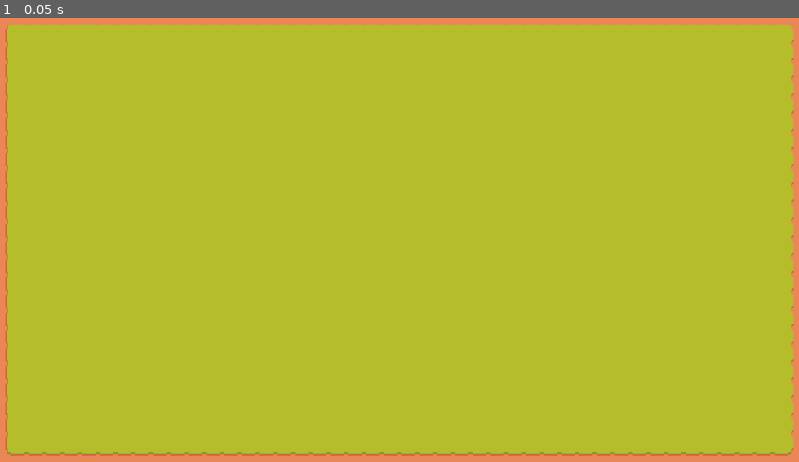
Above: before the commit, frame 1.
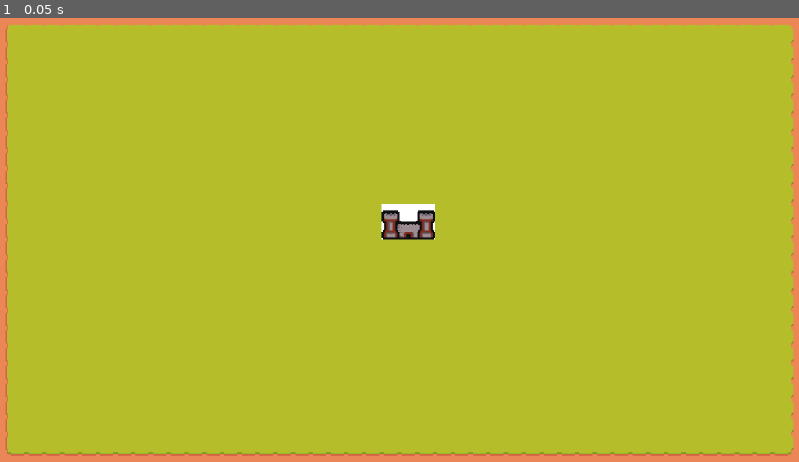
Above: after the commit, the same moment.

Repository: rBaku/KingdomOfGambling
Game: Godot game, scene res://scenes/tutorial.tscn
The game is run twice, just before and just after one commit, with the same random seed, the same clock (stepped at 60 frames per second) and the same inputs.
Inputs:
- Up to frame 1 (0.05 s): no input

The runs differ from the first frame. In frame 1, 0.5% of the frame differs, in the area x 47-55%, y 41-50%.

Commit message:
Castillo principal creado
Tiene hp y una funcion para recibir daño

Diff:
--- /dev/null
+++ b/scenes/castle.tscn
@@ -0,0 +1,17 @@
+[gd_scene load_steps=4 format=3 uid="uid://c1abkuuy0dbcp"]
+
+[ext_resource type="Texture2D" uid="uid://csiwrvancbua2" path="res://Assets/Sprites/Castle.png" id="1_gefha"]
+[ext_resource type="Script" path="res://scripts/castle.gd" id="1_s8mjs"]
+
+[sub_resource type="RectangleShape2D" id="RectangleShape2D_on7ms"]
+size = Vector2(48, 16)
+
+[node name="castle" type="StaticBody2D"]
+script = ExtResource("1_s8mjs")
+
+[node name="CollisionShape2D" type="CollisionShape2D" parent="."]
+position = Vector2(0, 8)
+shape = SubResource("RectangleShape2D_on7ms")
+
+[node name="Sprite2D" type="Sprite2D" parent="."]
+texture = ExtResource("1_gefha")
--- a/scenes/tutorial.tscn
+++ b/scenes/tutorial.tscn
@@ -1,7 +1,8 @@
-[gd_scene load_steps=6 format=3 uid="uid://b8j24eesy51pw"]
+[gd_scene load_steps=7 format=3 uid="uid://b8j24eesy51pw"]
 
 [ext_resource type="Texture2D" uid="uid://c7u3m6l1gmtx1" path="res://Assets/Sprites/BasicTowerDefenseByCherlie.png" id="1_o1c1s"]
 [ext_resource type="Texture2D" uid="uid://dspjqdkkpdxc4" path="res://Assets/Sprites/MiniWorldSpritesByShade/Buildings/Red/RedBarracks.png" id="2_o6f61"]
+[ext_resource type="PackedScene" uid="uid://c1abkuuy0dbcp" path="res://scenes/castle.tscn" id="3_ky4vp"]
 
 [sub_resource type="TileSetAtlasSource" id="TileSetAtlasSource_eeqcf"]
 texture = ExtResource("1_o1c1s")
@@ -105,3 +106,6 @@
 layer_0/tile_data = PackedInt32Array(-262148, 262144, 7, -196612, 262144, 7, -131076, 262144, 7, -65540, 262144, 7, -4, …(22944 unchanged characters)…
 layer_1/name = "sobreSuelo"
 layer_1/tile_data = PackedInt32Array()
+
+[node name="castle" parent="." instance=ExtResource("3_ky4vp")]
+position = Vector2(-8, -16)
--- /dev/null
+++ b/scripts/castle.gd
@@ -0,0 +1,13 @@
+extends StaticBody2D
+
+@export var vidaMaxima = 100
+var vida: float
+
+func _ready():
+	vida = vidaMaxima
+
+func recibirDaño(daño):
+	vida -= daño
+	if vida <= 0:
+		self.queue_free()
+		"se acaba el juego"
Binary file added: Assets/Sprites/Castle.png
Not shown, added: Assets/Sprites/Castle.png.import
Not shown, changed: GDD.md
